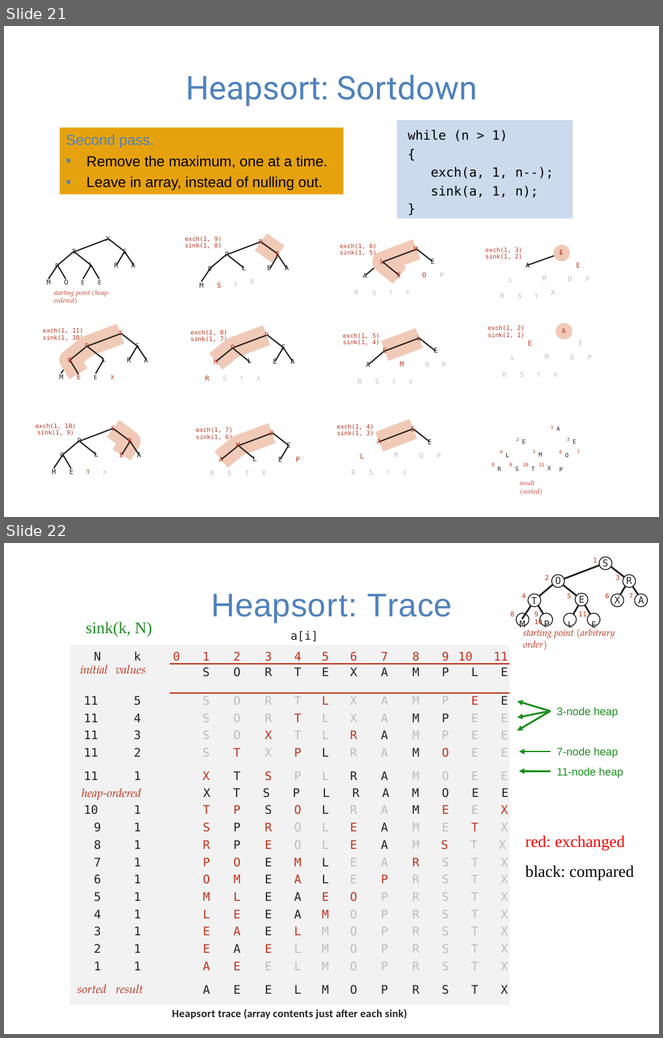
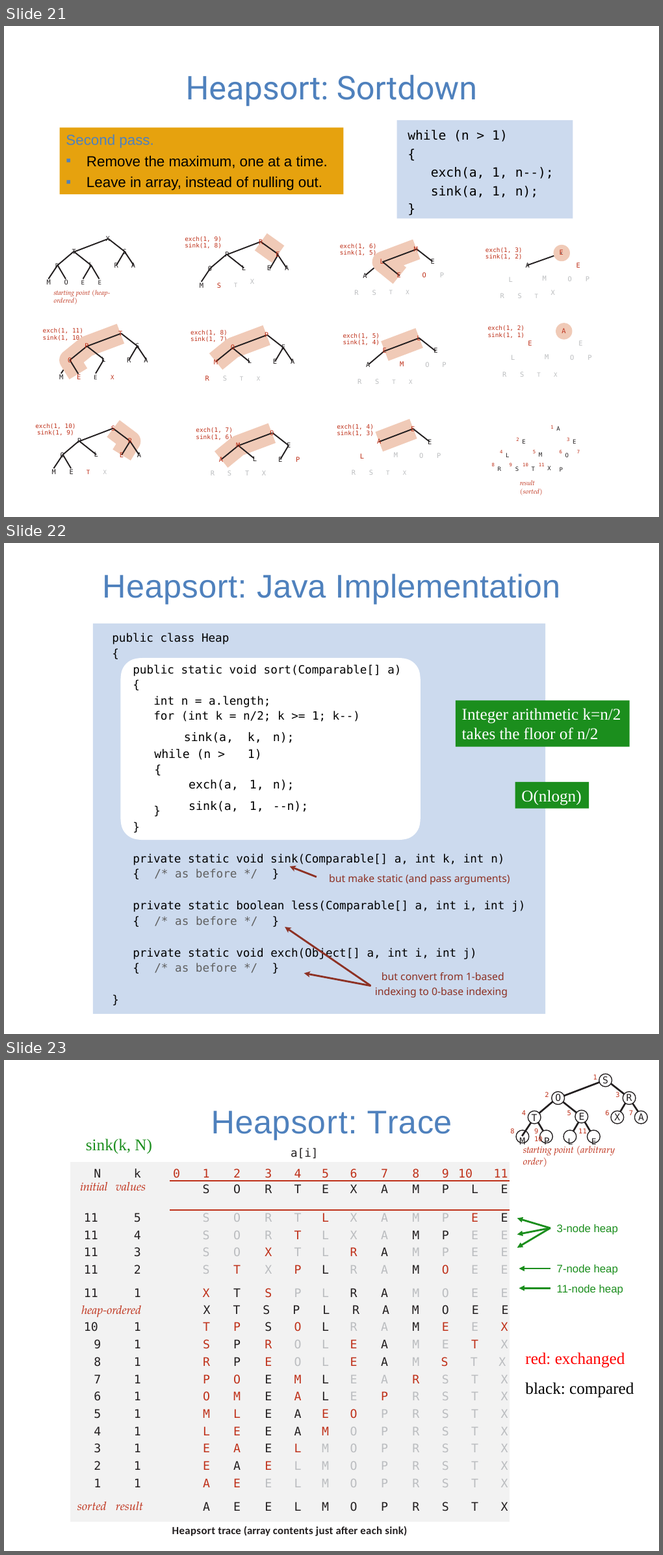
Before and after one commit to guhofstra/CSC111Fa25, a slide deck: PPTs/Lecture 13-sorting algorithms.pptx. Shown one above the other, each under a label of ours: slides 21 and 22 before the commit, slides 21, 22 and 23 after it. The pictures are 663x1038 and 663x1555 pixels, drawn with LibreOffice and Linux fonts; fonts in the diff are those of the drawing; background and template pictures are left out. Boxes give left, top, right and bottom in pixels: in the first picture for what was removed or moved away, otherwise in the second. Text is boxed around its words. In the diff, an @@ line names an element or a change of style, - is before the commit and + after.

```diff
--- a/PPTs/Lecture 13-sorting algorithms.pptx
+++ b/PPTs/Lecture 13-sorting algorithms.pptx
@@ slide 22 added at (x1=4, y1=543, x2=659, y2=1034), background #FFFFFF @@
@@ title added at (x1=102, y1=574, x2=561, y2=603), 36 pt, text #4F81BD @@
+Heapsort: Java Implementation
@@ freeform shape added at (x1=93, y1=624, x2=546, y2=1014), fill #CCDAEE @@
@@ text added at (x1=112, y1=633, x2=401, y2=722), 12.7 pt, text #000000 @@
+public class Heap
+{
+public static void sort(Comparable[] a)
+{
+int n = a.length;
+for (int k = n/2; k >= 1; k--)
@@ freeform shape added at (x1=120, y1=658, x2=421, y2=841), fill #FFFFFF @@
@@ rectangle added at (x1=456, y1=700, x2=630, y2=746), fill #1B8E1D, 18 pt, text #FFFFFF @@
+Integer arithmetic k=n/2
+takes the floor of n/2
@@ table added at (x1=152, y1=726, x2=317, y2=815), 3 rows, 3 columns @@
+sink(a, / while (n > / { | k, / 1) | n);
+exch(a, | 1, | n);
+sink(a, | 1, | --n);
@@ rectangle added at (x1=515, y1=782, x2=589, y2=808), fill #1B8E1D, 18 pt, text #FFFFFF @@
+O(nlogn)
@@ text added at (x1=133, y1=854, x2=504, y2=865), 12.7 pt, text #000000 @@
+}
+}
+private static void sink(Comparable[] a, int k, int n)
@@ text added at (x1=175, y1=869, x2=237, y2=878), 12.7 pt, text #606060 @@
+{ /* as before */ }
@@ freeform shape added at (x1=289, y1=866, x2=296, y2=872), fill #8D3124 @@
@@ freeform shape added at (x1=294, y1=868, x2=317, y2=877), outline #8D3124 2 pt @@
@@ text added at (x1=329, y1=875, x2=510, y2=885), 11.2 pt, text #8D3124 @@
+but make static (and pass arguments)
@@ text added at (x1=133, y1=901, x2=525, y2=960), 12.7 pt, text #000000 @@
+private static boolean less(Comparable[] a, int i, int j)
+{ /* as before */ }
+private static void exch(Object[] a, int i, int j)
@@ freeform shape added at (x1=285, y1=927, x2=292, y2=933), fill #8D3124 @@
@@ freeform shape added at (x1=288, y1=930, x2=371, y2=986), outline #8D3124 2 pt @@
@@ text added at (x1=175, y1=964, x2=237, y2=972), 12.7 pt, text #606060 @@
+{ /* as before */ }
@@ freeform shape added at (x1=304, y1=971, x2=311, y2=977), fill #8D3124 @@
@@ freeform shape added at (x1=308, y1=974, x2=371, y2=986), outline #8D3124 2 pt @@
@@ text added at (x1=375, y1=973, x2=508, y2=998), 11.2 pt, text #8D3124 @@
+but convert from 1-based indexing to 0-base indexing
@@ text added at (x1=111, y1=991, x2=120, y2=1006), 12.7 pt, text #000000 @@
+}
@@ what was slide 22 is now slide 23 @@
```
Also in this commit, not shown: 9 other files.
